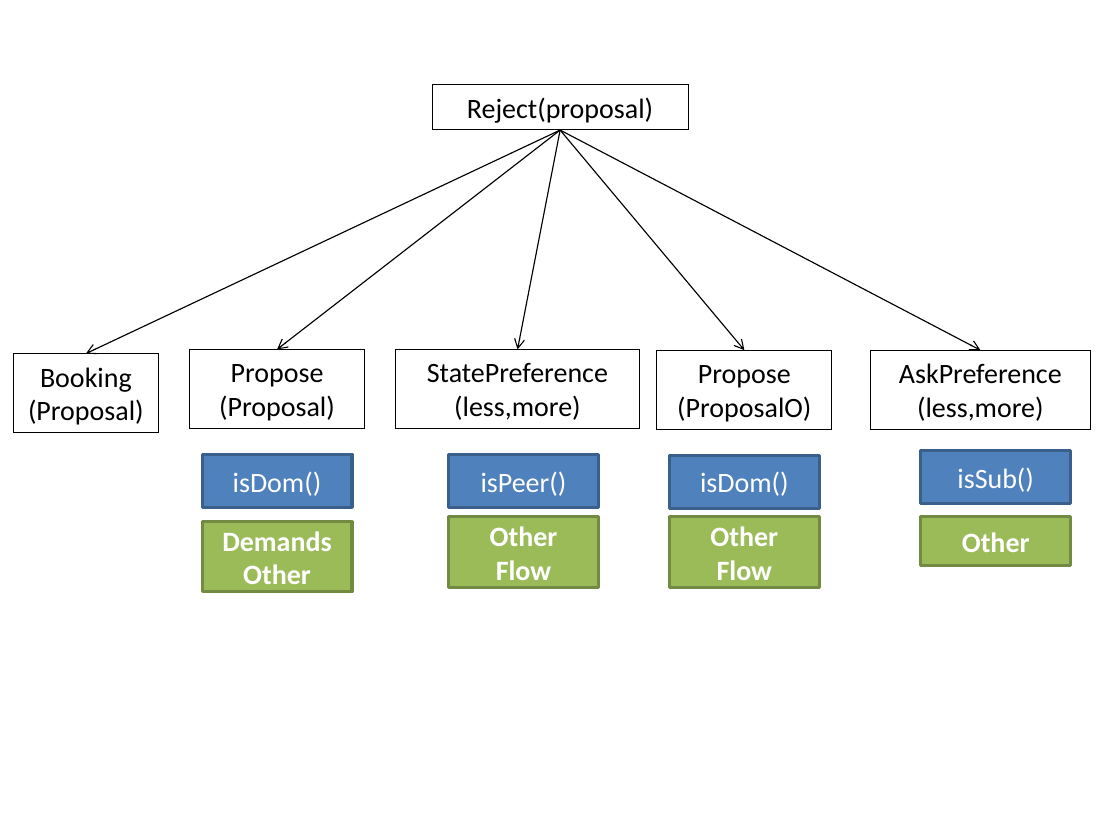
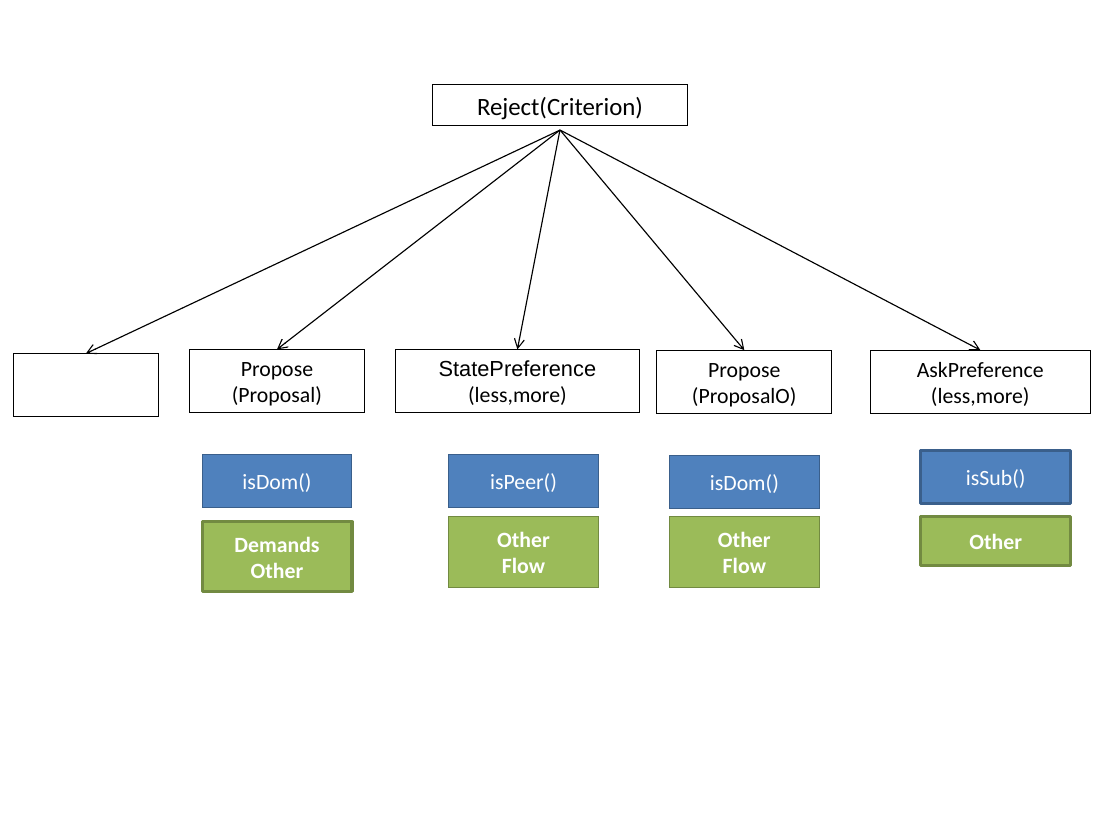
Before and after one commit to Olydia/Discolog, a slide deck: slide 4 of dominance_in_dialogue/figs/utterances_v2.pptx. Drawn at 1120x840 pixels with LibreOffice and Linux fonts; fonts in the diff are those of the drawing. Boxes give left, top, right and bottom in pixels: in the first picture for what was removed or moved away, otherwise in the second. Text is boxed around its words. In the diff, an @@ line names an element or a change of style, - is before the commit and + after.

```diff
--- a/dominance_in_dialogue/figs/utterances_v2.pptx
+++ b/dominance_in_dialogue/figs/utterances_v2.pptx
@@ rectangle "Reject(Criterion)": place and size @@
-rectangle "Reject(Criterion)" at <box>432,85,688,130</box>
+rectangle "Reject(Criterion)" at <box>432,85,688,125</box>
@@ text in rectangle at <box>477,97,643,120</box>: text changed; size 18 to 16 pt @@
-Reject(proposal)
+Reject(Criterion)
@@ arrow (560, 130) - (86, 354): stroke #000000 0.75 pt to #000000 0.74 pt @@
@@ arrow (560, 130) - (277, 349): stroke #000000 0.75 pt to #000000 0.74 pt @@
@@ arrow (560, 130) - (517, 349): stroke #000000 0.75 pt to #000000 0.74 pt @@
@@ arrow (560, 130) - (980, 351): stroke #000000 0.75 pt to #000000 0.74 pt @@
@@ arrow (560, 130) - (745, 351): stroke #000000 0.75 pt to #000000 0.74 pt @@
@@ rectangle removed at <box>13,354,159,433</box> @@
-Booking
-(Proposal)
@@ rectangle added at <box>13,354,159,417</box>, outline #000000 0.75 pt @@
@@ rectangle "Propose (Proposal)": place and size @@
-rectangle "Propose (Proposal)" at <box>189,349,364,429</box>
+rectangle "Propose (Proposal)" at <box>189,349,364,412</box>
@@ rectangle "StatePreference": place and size @@
-rectangle "StatePreference" at <box>395,349,640,429</box>
+rectangle "StatePreference" at <box>395,349,640,412</box>
@@ rectangle "StatePreference" at <box>395,349,640,412</box>: size 18 to 14 pt; font Calibri to Arial in "StatePreference" @@
@@ size 18 to 14 pt in 3 elements at <box>870,351,1091,413</box>, <box>189,349,364,412</box>, <box>656,351,831,413</box> @@
@@ rectangle "Propose (ProposalO)": place and size @@
-rectangle "Propose (ProposalO)" at <box>657,351,832,430</box>
+rectangle "Propose (ProposalO)" at <box>656,351,831,413</box>
@@ rectangle "AskPreference": place and size @@
-rectangle "AskPreference" at <box>870,351,1091,430</box>
+rectangle "AskPreference" at <box>870,351,1091,413</box>
@@ size 18 to 14 pt; outline #3A5F8C 2 pt to #3A5F8B 0.75 pt in 3 elements at <box>202,455,352,507</box>, <box>449,455,599,507</box>, <box>670,455,820,507</box> @@
@@ rectangle "isSub()" at <box>921,451,1071,504</box>: size 18 to 14 pt; outline #3A5F8C 2 pt to #3A5F8B 2.01 pt @@
@@ rectangle "Demands" at <box>202,522,352,591</box>: size 18 to 14 pt; outline #738A42 2 pt to #728A41 2.01 pt @@
@@ rectangle "Other" at <box>449,516,599,587</box>: size 18 to 14 pt; outline #738A42 2 pt to #728A41 0.75 pt @@
@@ rectangle "Other" at <box>670,516,820,587</box>: size 18 to 14 pt; outline #738A42 2 pt to #728A41 0.75 pt @@
@@ rectangle "Other" at <box>921,516,1071,566</box>: size 18 to 14 pt; outline #738A42 2 pt to #728A41 2.01 pt @@
```
Also in this commit, not shown: 3 other slides changed, 1 slide added, 10 other files.
